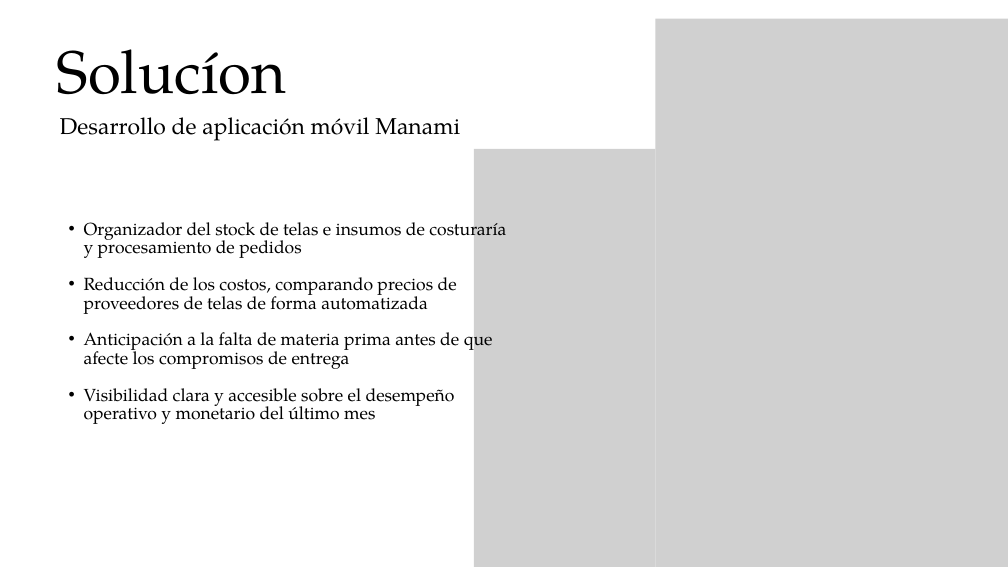
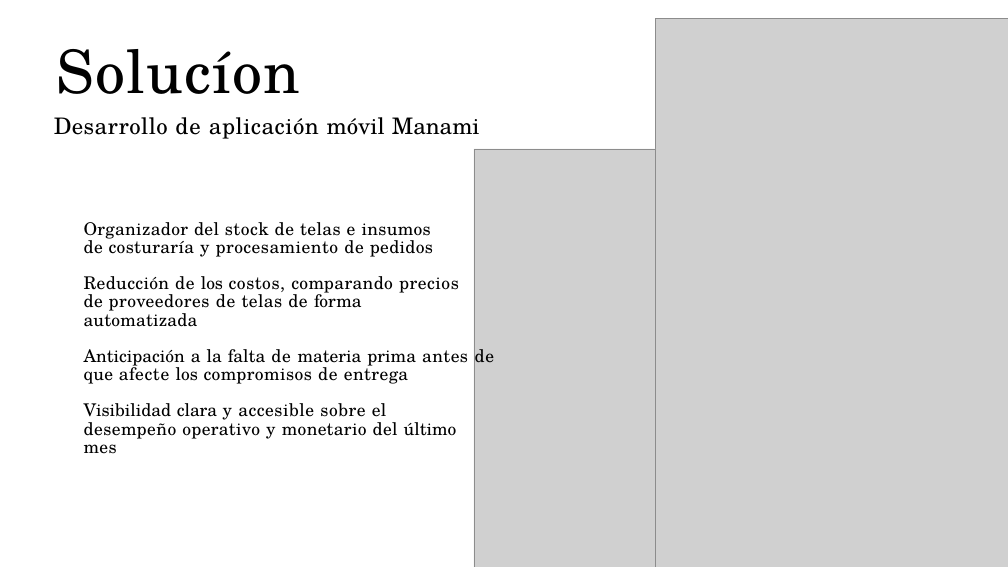
Before and after one commit to mpdp40/Proyecto_Optimisacion_MANANI-, a slide deck: slide 6 of fase 1/Evidencias_Grupales/Presentacíon Proyecto.pptx. Drawn at 1008x567 pixels with LibreOffice and Linux fonts; fonts in the diff are those of the drawing; grey boxes stand for pictures; background and template pictures are left out. Boxes give left, top, right and bottom in pixels: in the first picture for what was removed or moved away, otherwise in the second. Text is boxed around its words. In the diff, an @@ line names an element or a change of style, - is before the commit and + after.

```diff
--- a/fase 1/Evidencias_Grupales/Presentacíon Proyecto.pptx
+++ b/fase 1/Evidencias_Grupales/Presentacíon Proyecto.pptx
@@ title "Solucíon": place and size @@
-title "Solucíon" at [60, 117, 460, 141]
+title "Solucíon" at [54, 49, 480, 139]
@@ title at [57, 49, 300, 94]: paragraph added @@
+Solucíon
@@ text removed at [57, 49, 286, 95] @@
-Solucíon
@@ title at [54, 117, 480, 139]: size 32.7 to 32.5 pt, font TeX Gyre Pagella to TeX Gyre Schola in "Desarrollo de aplicación móvil Manami"; letter spacing 0 to 0.7 pt in "Desarrollo"; letter spacing 0 to 1.4 pt in "de"; letter spacing 0 to 0.8 pt in "aplicación"; letter spacing 0 to -0.1 pt in "Manami"; alignment centre to left; indent changed; line spacing 34.4pt to 1; more space between paragraphs @@
@@ text "Organizador del stock de telas ..." at [84, 222, 494, 454]: size 25.1 to 25 pt, font TeX Gyre Pagella to TeX Gyre Schola; letter spacing 0 to 0.6 pt in "Organizador telas costuraría", "Reducción comparando telas", "operativo monetario mes"; letter spacing 0 to 0.5 pt in "del insumos pedidos", "que", "el del"; letter spacing 0 to 0.9 pt in "stock de y de", "de de de", "de de afecte de", "y y"; letter spacing 0 to 1.4 pt in "e"; letter spacing 0 to 0.7 pt in "de procesamiento", "de", "antes compromisos entrega"; letter spacing 0 to 0.8 pt in "costos, precios proveedores", "accesible sobre desempeño"; letter spacing 0 to 0.3 pt in "automatizada"; bullet • to none; list level 2 to 1 in "Organizador del stock de telas ..."; line spacing 26.3pt to 26pt; list level 2 to 1 in "Reducción de los costos, comparando ..."; list level 2 to 1 in "Anticipación a la falta de ..."; list level 2 to 1 in "Visibilidad clara y accesible sobre ..." @@
```
Also in this commit, not shown: 19 other slides changed.
